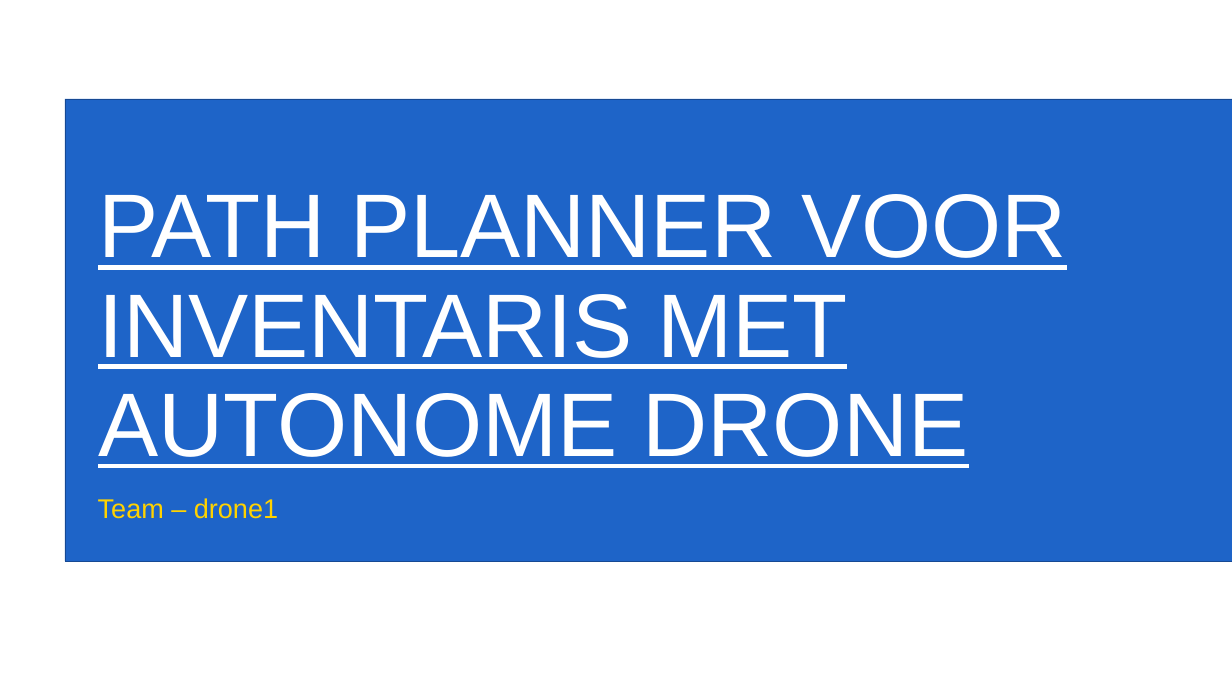
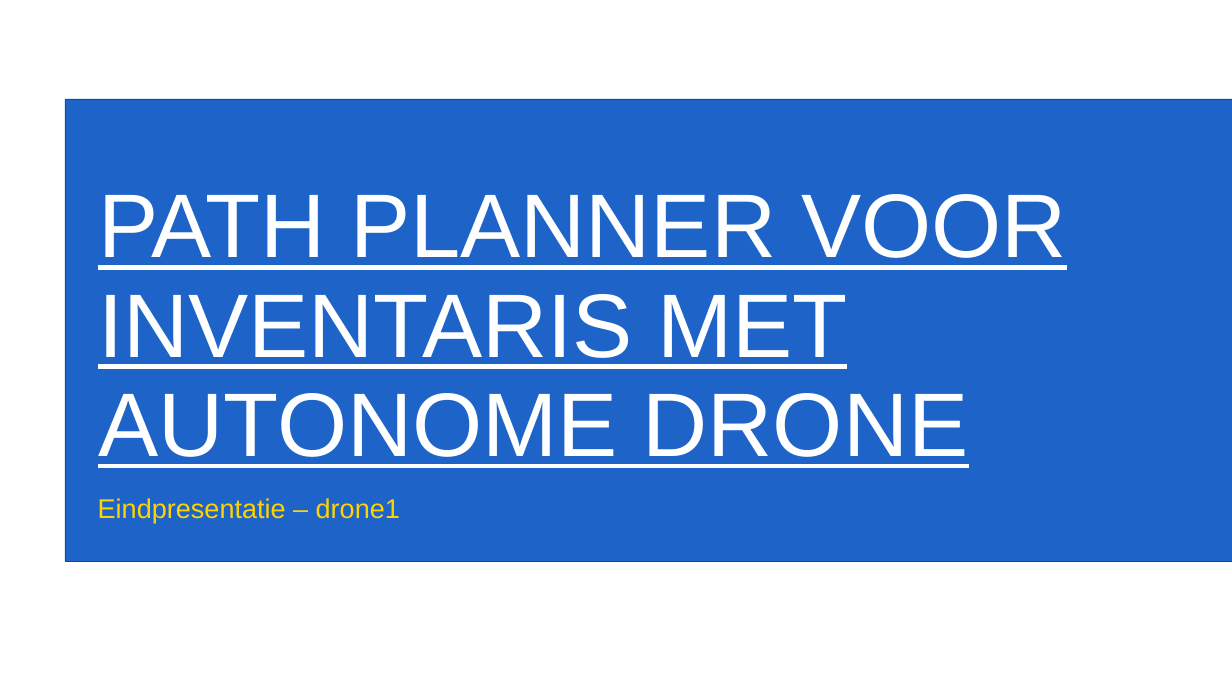
Before and after one commit to WouterStemgee/inventory-management-system-autonomous-drones, a slide deck: slide 1 of presentaties/EindPresentatie.pptx. Drawn at 1232x693 pixels with LibreOffice and Linux fonts; fonts in the diff are those of the drawing; background and template pictures are left out. Boxes give left, top, right and bottom in pixels: in the first picture for what was removed or moved away, otherwise in the second. Text is boxed around its words. In the diff, an @@ line names an element or a change of style, - is before the commit and + after.

```diff
--- a/presentaties/EindPresentatie.pptx
+++ b/presentaties/EindPresentatie.pptx
@@ subtitle at <box>98,498,400,523</box>: text changed @@
-Team – drone1
+Eindpresentatie – drone1
```
Also in this commit, not shown: 5 other slides changed, 12 slides added, 6 slides removed.
